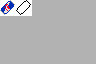
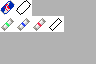
The second 96 × 64 image is a revision of the first. Changes to its layers:
added layer "Layer 33" above "Layer 32 copy 3" over 49, 18, 62, 31
added layer "Layer 32 copy 3" above "Layer 32 copy 2" over 33, 18, 46, 31
added layer "Layer 32 copy 2" above "Layer 32" over 17, 18, 30, 31
added layer "Layer 32" above "Layer 31" over 1, 18, 14, 31
painted on "Color Fill 1" over 0, 16, 64, 32
